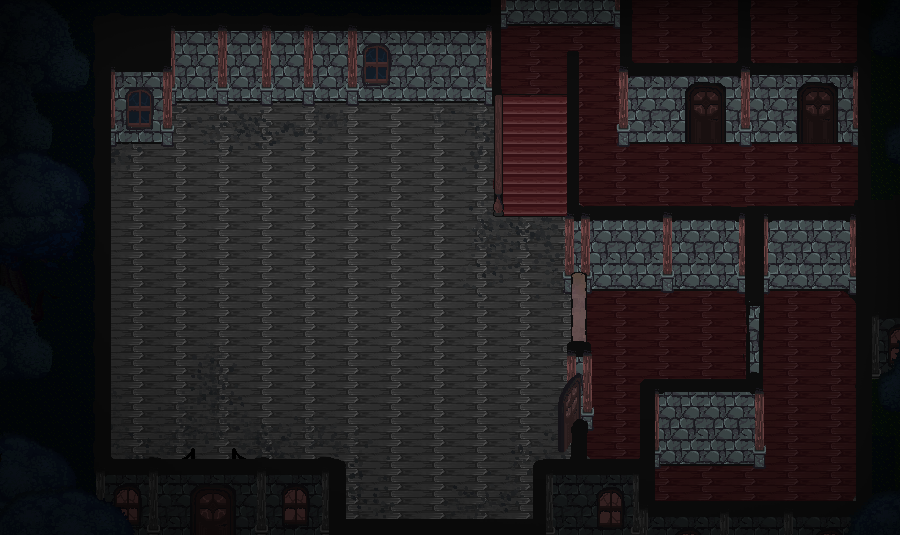
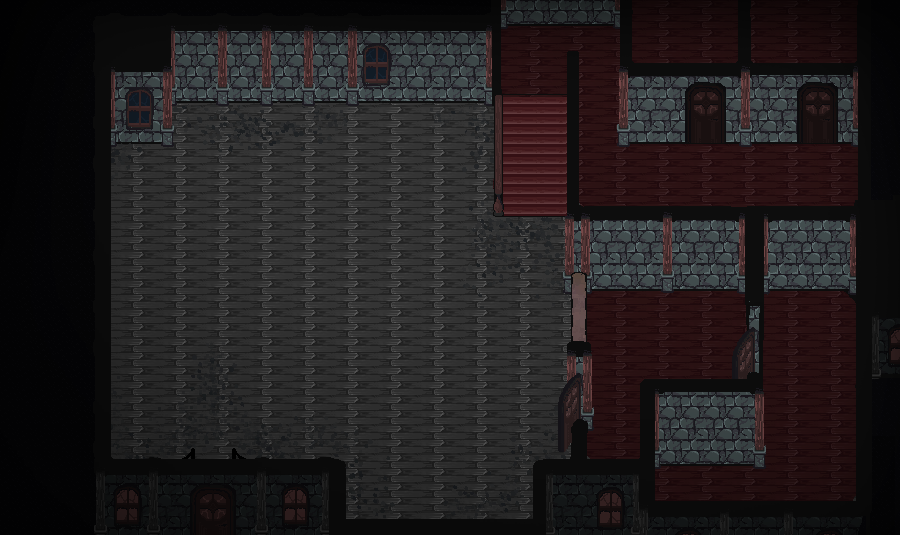
Layered file, before and after one edit (900x535). Changes by layer:
hid group "Arbres" (10 layers) over left=0, top=0, right=900, bottom=535
added layer "Calque 380 copie 8" above "Calque 380 copie 7" over left=732, top=327, right=755, bottom=379
